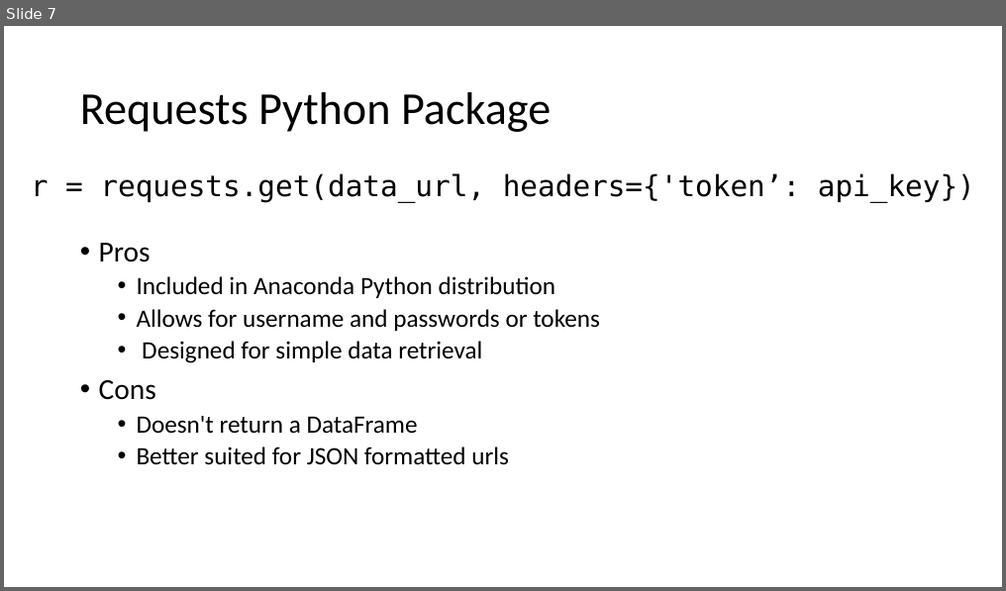
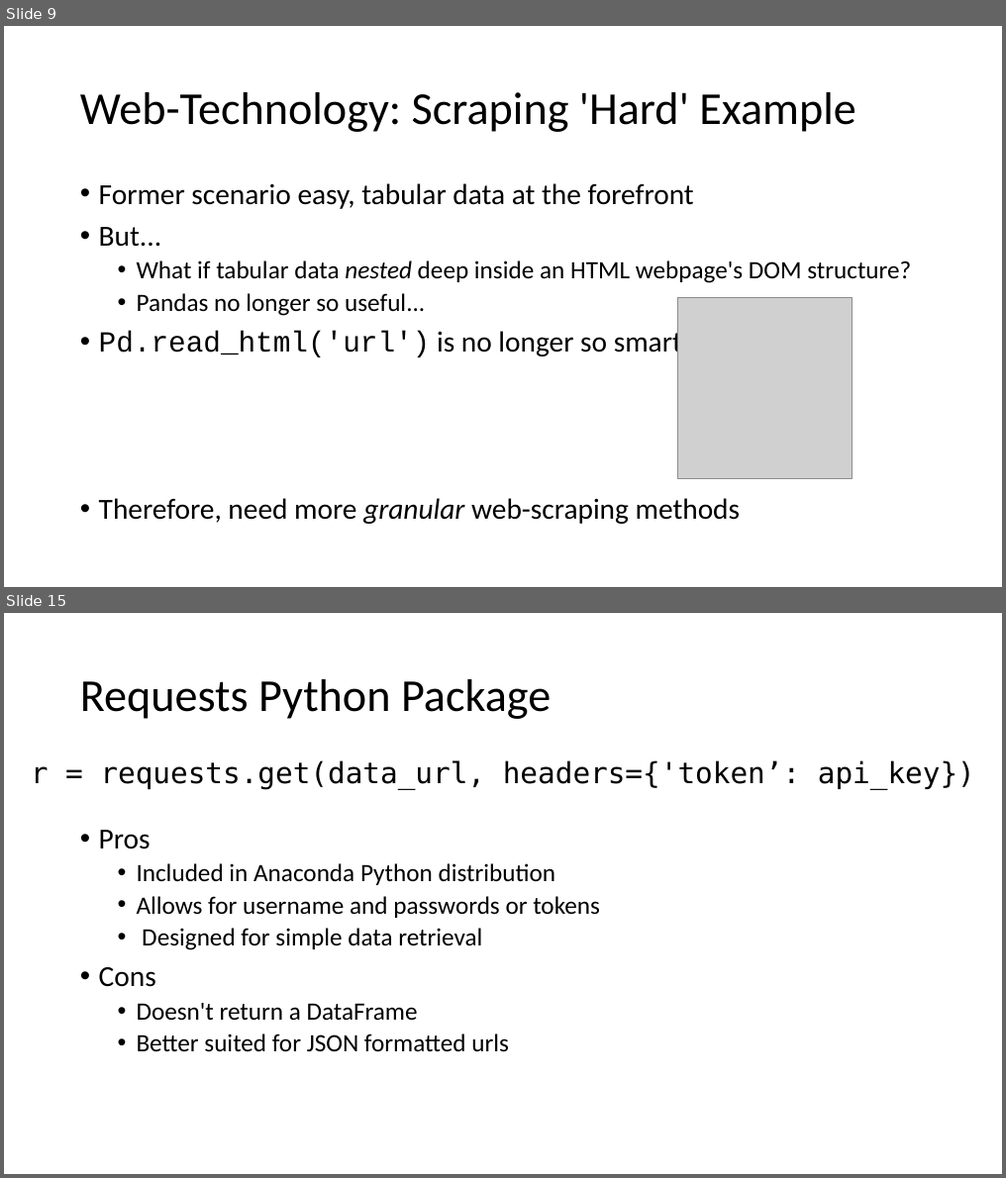
Before and after one commit to toddschultz/DegreesOfClimateChange, a slide deck: doc/design/TechnologyReview.pptx. Shown one above the other, each under a label of ours: slide 7 before the commit, slides 9 and 15 after it; the slides between them are not shown. The pictures are 1006x591 and 1006x1178 pixels, drawn with LibreOffice and Linux fonts; fonts in the diff are those of the drawing; grey boxes stand for pictures. Boxes give left, top, right and bottom in pixels: in the first picture for what was removed or moved away, otherwise in the second. Text is boxed around its words. In the diff, an @@ line names an element or a change of style, - is before the commit and + after.

```diff
--- a/doc/design/TechnologyReview.pptx
+++ b/doc/design/TechnologyReview.pptx
@@ slide 9 added at (4, 26, 1002, 587), background #FFFFFF @@
@@ title added at (80, 92, 856, 132), 44 pt, text #000000 @@
+Web-Technology: Scraping 'Hard' Example
@@ text added at (99, 183, 911, 524), 28 pt, text #000000 @@
+• Former scenario easy, tabular data at the forefront
+• But...
+  • What if tabular data nested deep inside an HTML webpage's DOM structure?
+  • Pandas no longer so useful...
+• Pd.read_html('url') is no longer so smart
+• Therefore, need more granular web-scraping methods
@@ picture added at (678, 297, 851, 478) @@
@@ what was slide 7 is now slide 15 @@
```
Also in this commit, not shown: 7 other slides added, 1 other file.
